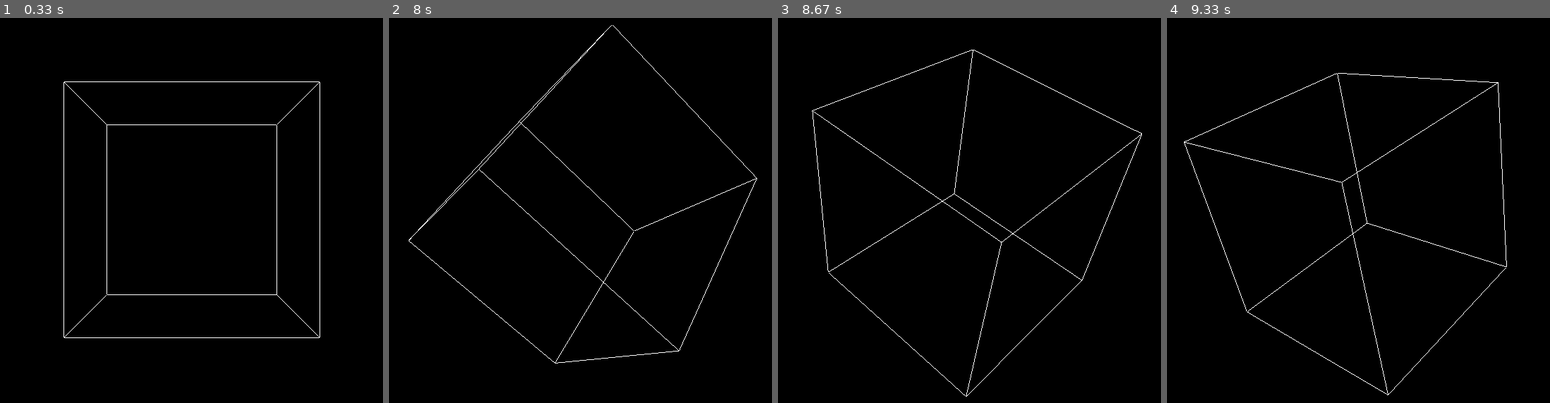
Above: before the commit, frames 1-4 (left to right).
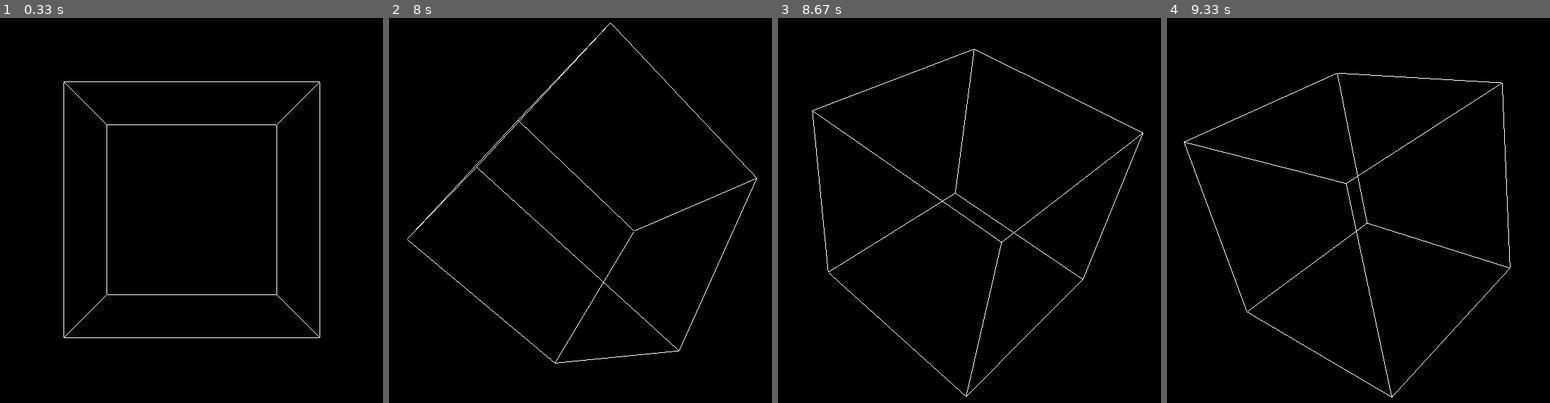
Above: after the commit, the same moments.

Repository: antonioam82/ejercicios-python
Game: pygame game, started from manipulate_cube_rotation.py
Same seed, same stepped clock (60 frames per second), same inputs: the game is played once before the commit and once after it.
Inputs:
- Up to frame 1 (0.33 s): no input
- Up to frame 2 (8 s): tap I at 0.33, 7.78 s; hold R 0.67-1.13 s; hold Right 0.67-1.13 s; tap V at 1.17, 7.28 s; hold Up 2-2.47 s; hold Right 2.5-2.97 s; hold Left 3-3.53 s; hold Down 3.57-3.87 s; hold Left 3.9-4.3 s; hold Up 4.33-4.7 s; hold Right 4.73-5.37 s; hold Down 5.4-5.77 s; hold Left 5.8-6.27 s; hold Right 6.3-6.77 s; hold Up 6.8-7.1 s; hold Right 7.13-7.6 s; hold Left from 7.63 s (still down)
- Up to frame 3 (8.67 s): release Left at 8.17 s; hold Down 8.2-8.5 s; hold Left from 8.53 s (still down)
- Up to frame 4 (9.33 s): tap V at 8.68 s; release Left at 8.93 s; hold Up from 8.97 s (still down); tap I at 9.12 s

Frame 1 is identical in both runs. In frame 2, 0.4% of the frame differs, in the area x 4-59%, y 1-58%; in frame 3, 0.5%; in frame 4, 0.7%, in the area x 45-90%, y 16-99%.

Commit message:
Update manipulate_cube_rotation.py

Diff:
--- a/manipulate_cube_rotation.py
+++ b/manipulate_cube_rotation.py
@@ -3,16 +3,16 @@
 from OpenGL.GL import *
 from OpenGL.GLU import *
 
-verticies = (
-    (1, -1, -1),
-    (1, 1, -1),
-    (-1, 1, -1),
-    (-1, -1, -1),
-    (1, -1, 1),
-    (1, 1, 1),
-    (-1, -1, 1),
-    (-1, 1, 1)
-    )
+verticies = [
+    [1, -1, -1],
+    [1, 1, -1],
+    [-1, 1, -1],
+    [-1, -1, -1],
+    [1, -1, 1],
+    [1, 1, 1],
+    [-1, -1, 1],
+    [-1, 1, 1]
+    ]
 
 edges = (
     (0,1),
@@ -37,10 +37,23 @@
 
     glEnd()
 
+def change_verts(s):
+    #global vertices
+    if s == 'r':
+        for i in range(4,8):
+            verticies[i][2] -= 0.02
+    else:
+        for i in range(4,8):
+            verticies[i][2] += 0.02
+
+
+
 def main():
     pygame.init()
     display = (800, 600)
     pygame.display.set_mode(display, DOUBLEBUF|OPENGL)
+
+
 
 
     gluPerspective(45, (display[0]/display[1]), 0.1, 50.0)#45 0.1 50.0
@@ -81,6 +94,10 @@
                     m-=1
                 if event.key == pygame.K_s:
                     m=0
+                if event.key == pygame.K_r:
+                    change_verts('r')
+                if event.key == pygame.K_i:
+                    change_verts('i')
 
         glRotatef(m, x, y, z)#(1, 3, 1, 1)
         glClear(GL_COLOR_BUFFER_BIT|GL_DEPTH_BUFFER_BIT)
